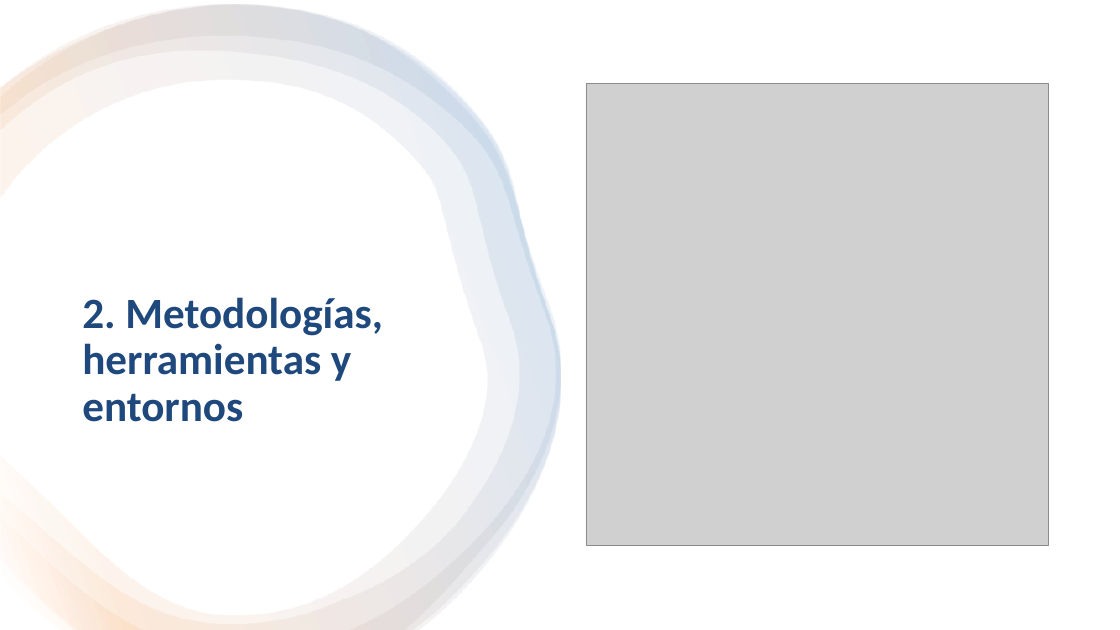
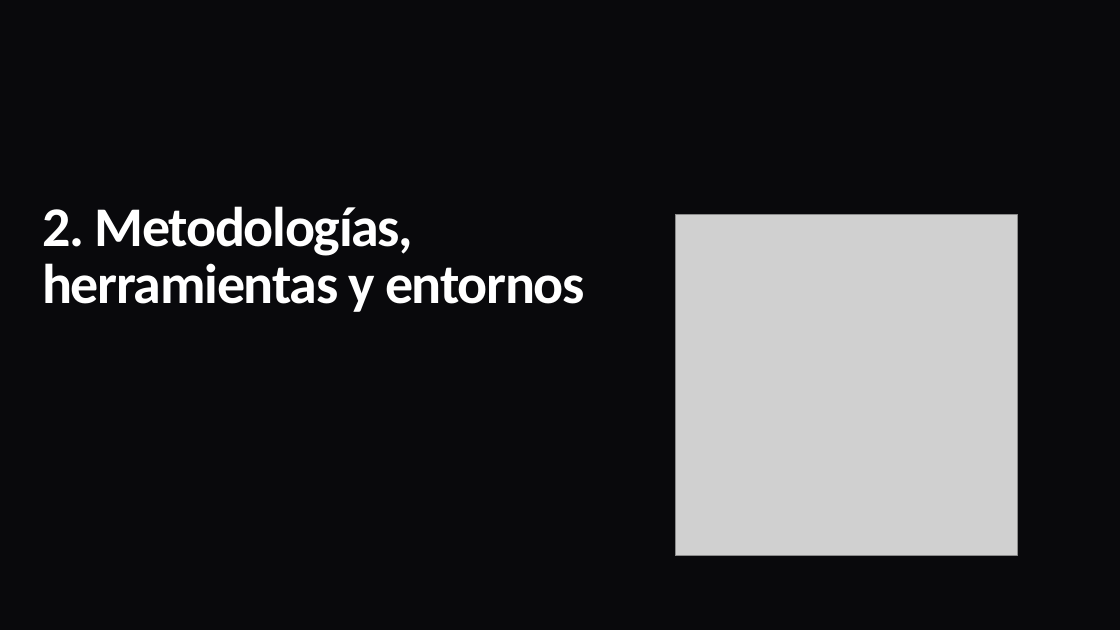
Before and after one commit to ybenzina/formacion-dotnet-junior, a slide deck: slide 12 of docs/masterclasses/masterclass-dotnet-technologies.pptx (slide 10 before the commit). Drawn at 1120x630 pixels with LibreOffice and Linux fonts; fonts in the diff are those of the drawing; grey boxes stand for pictures; background and template pictures are left out. Boxes give left, top, right and bottom in pixels: in the first picture for what was removed or moved away, otherwise in the second. Text is boxed around its words. In the diff, an @@ line names an element or a change of style, - is before the commit and + after.

```diff
--- a/docs/masterclasses/masterclass-dotnet-technologies.pptx
+++ b/docs/masterclasses/masterclass-dotnet-technologies.pptx
@@ background #FFFFFF to #09090C @@
@@ rectangle removed at box(0, 0, 1120, 629) @@
@@ freeform shape removed at box(0, 5, 560, 630) @@
@@ freeform shape removed at box(0, 5, 560, 630) @@
@@ freeform shape removed at box(0, 5, 560, 630) @@
@@ title "2. Metodologías, herramientas y entornos": place and size @@
-title "2. Metodologías, herramientas y entornos" at box(82, 297, 382, 422)
+title "2. Metodologías, herramientas y entornos" at box(42, 206, 585, 312)
@@ title "2. Metodologías, herramientas y entornos" at box(42, 206, 585, 312): size 37 to 48 pt, text colour #1F497D to #FFFFFF, letter spacing 0 to -1.1 pt; line spacing 0.9 to 0.85 @@
@@ picture: place and size @@
-picture at box(586, 84, 1048, 546)
+picture at box(676, 214, 1017, 556)
```
Also in this commit, not shown: 8 other slides changed, 36 slides added, 16 slides removed, 14 other files.
